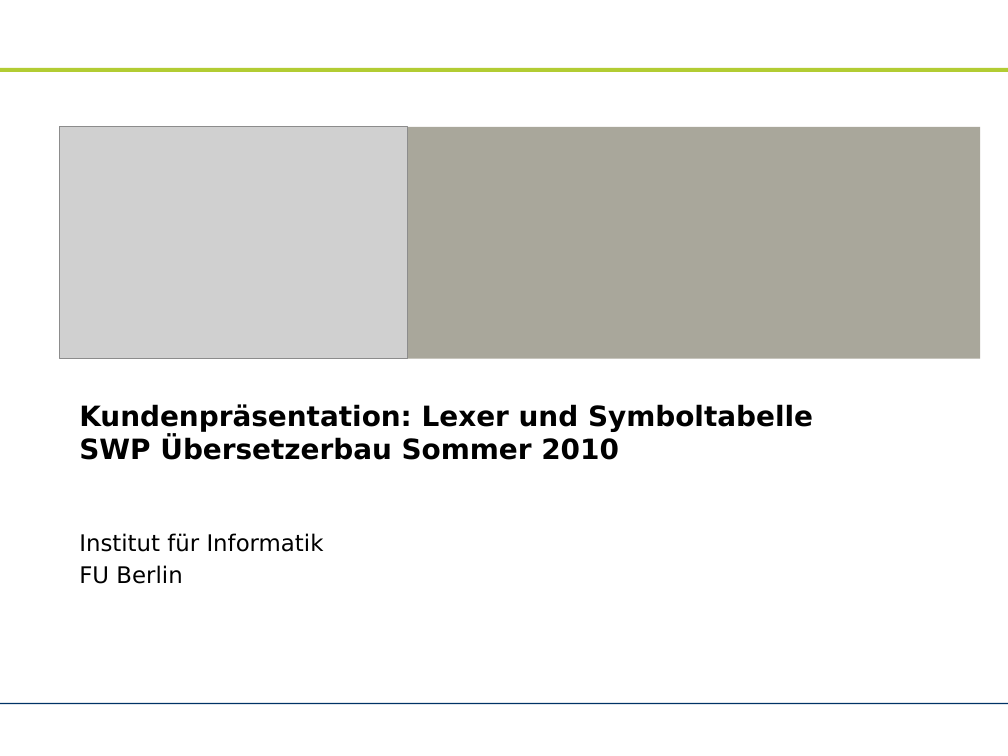
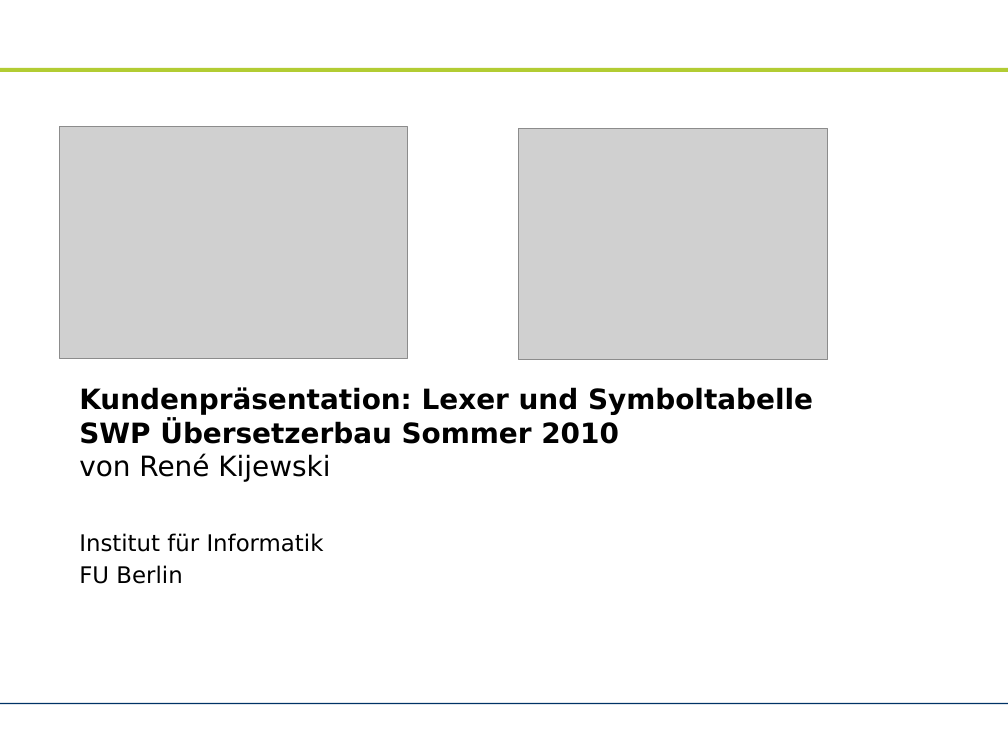
Before and after one commit to zhongxinhua/sose10-swp-uebersetzerbau, a slide deck: slide 1 of trunk/dokumentation/rk-kundenpraesentation/rk-kundenpraesentation.odp. Drawn at 1008x756 pixels with LibreOffice and Linux fonts; fonts in the diff are those of the drawing; grey boxes stand for pictures; background and template pictures are left out. Boxes give left, top, right and bottom in pixels: in the first picture for what was removed or moved away, otherwise in the second. Text is boxed around its words. In the diff, an @@ line names an element or a change of style, - is before the commit and + after.

```diff
--- a/trunk/dokumentation/rk-kundenpraesentation/rk-kundenpraesentation.odp
+++ b/trunk/dokumentation/rk-kundenpraesentation/rk-kundenpraesentation.odp
@@ rectangle removed at (x1=405, y1=127, x2=981, y2=359) @@
@@ picture added at (x1=519, y1=128, x2=828, y2=360) @@
@@ title at (x1=79, y1=387, x2=813, y2=482): text changed @@
-Kundenpräsentation: Lexer und Symboltabelle
-SWP Übersetzerbau Sommer 2010
+Kundenpräsentation: Lexer und Symboltabelle
+SWP Übersetzerbau Sommer 2010
+von René Kijewski
```
Also in this commit, not shown: 15 other slides changed, 6 slides added, 7 slides removed, 1 other file.
